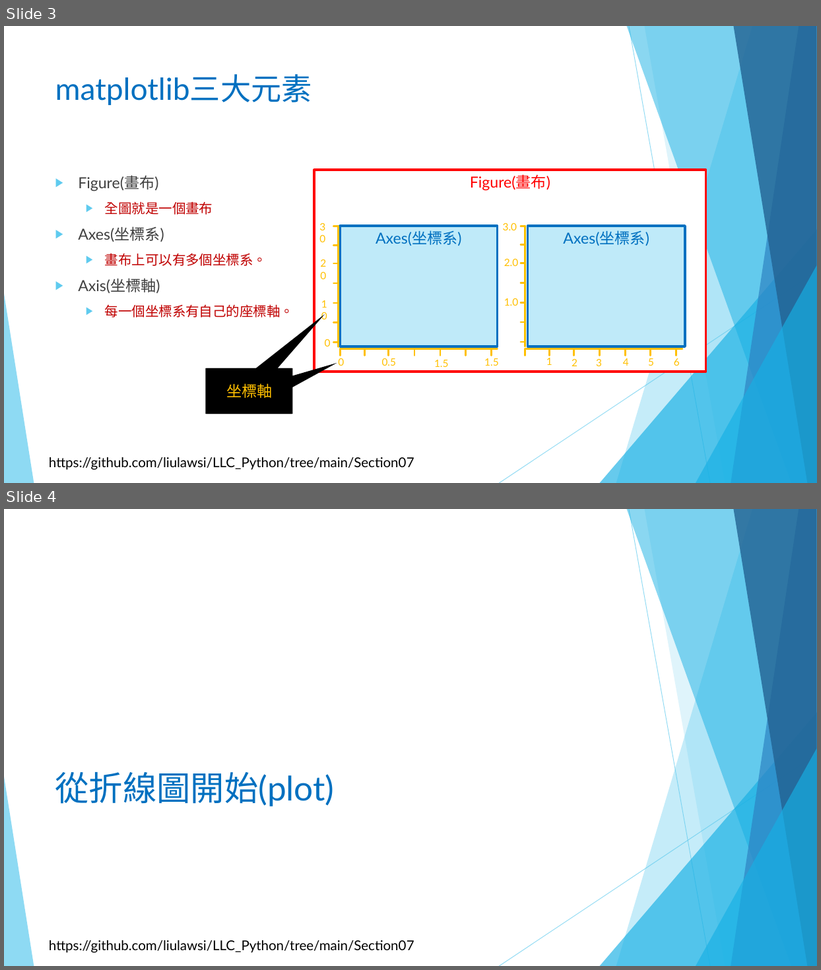
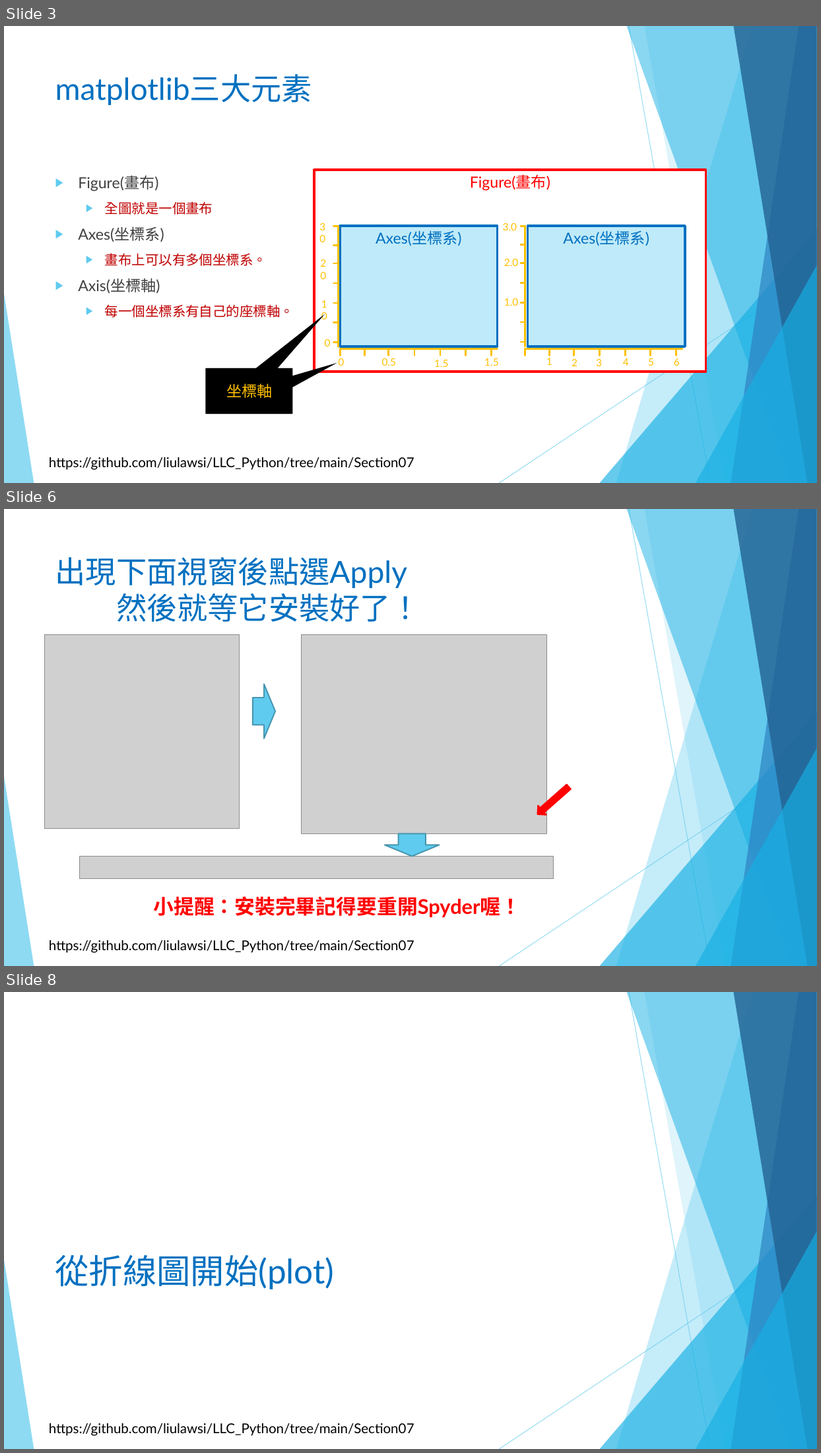
Before and after one commit to liulawsi/My_PPTs, a slide deck: LCC/Python/數據圖表_matplotlib模組入門.pptx. Shown one above the other, each under a label of ours: slides 3 and 4 before the commit, slides 3, 6 and 8 after it; the slides between them are not shown. The pictures are 821x970 and 821x1453 pixels, drawn with LibreOffice and Linux fonts; fonts in the diff are those of the drawing; grey boxes stand for pictures; background and template pictures are left out. Boxes give left, top, right and bottom in pixels: in the first picture for what was removed or moved away, otherwise in the second. Text is boxed around its words. In the diff, an @@ line names an element or a change of style, - is before the commit and + after.

```diff
--- a/LCC/Python/數據圖表_matplotlib模組入門.pptx
+++ b/LCC/Python/數據圖表_matplotlib模組入門.pptx
@@ slide 6 added at (x1=4, y1=509, x2=817, y2=966), background #FFFFFF; not listed: 11 template elements that a slide beside it also shows @@
@@ title added at (x1=55, y1=557, x2=421, y2=622), 36 pt, text #0070C0 @@
+出現下面視窗後點選Apply
+然後就等它安裝好了！
@@ picture added at (x1=44, y1=634, x2=240, y2=828) @@
@@ picture added at (x1=302, y1=634, x2=547, y2=834) @@
@@ right arrow added at (x1=253, y1=684, x2=275, y2=739), fill #5FCBEF, outline #4696B1 1.5 pt @@
@@ right arrow added at (x1=533, y1=782, x2=573, y2=819), fill #FF0000, outline #FF0000 1.5 pt @@
@@ right arrow added at (x1=385, y1=834, x2=440, y2=857), fill #5FCBEF, outline #4696B1 1.5 pt @@
@@ picture added at (x1=79, y1=857, x2=553, y2=880) @@
@@ text added at (x1=153, y1=896, x2=521, y2=918), 24 pt, text #FF0000, bold @@
+小提醒：安裝完畢記得要重開Spyder喔！
@@ what was slide 4 is now slide 8 @@
```
Also in this commit, not shown: 1 slide changed, 3 other slides added, 1 other file.
